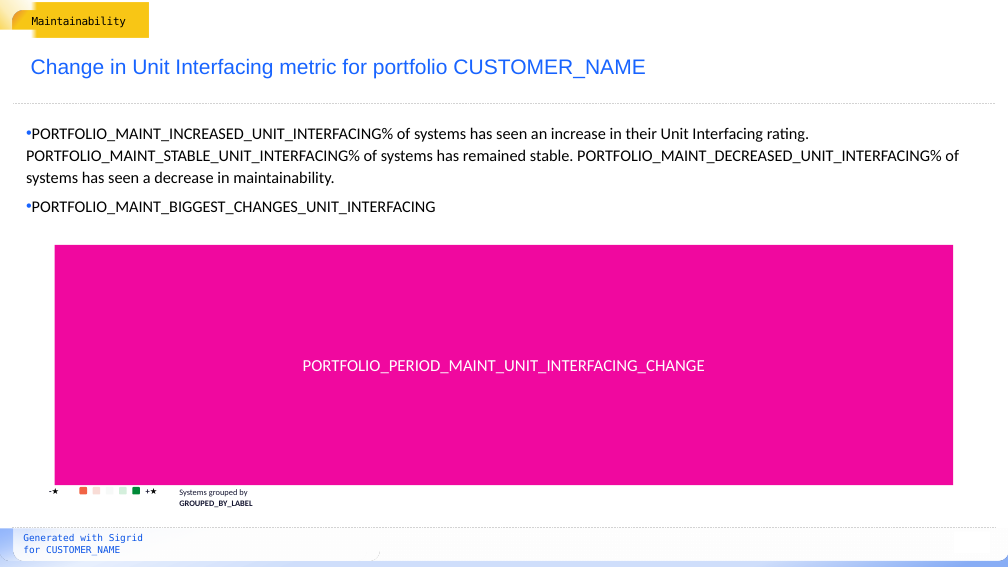
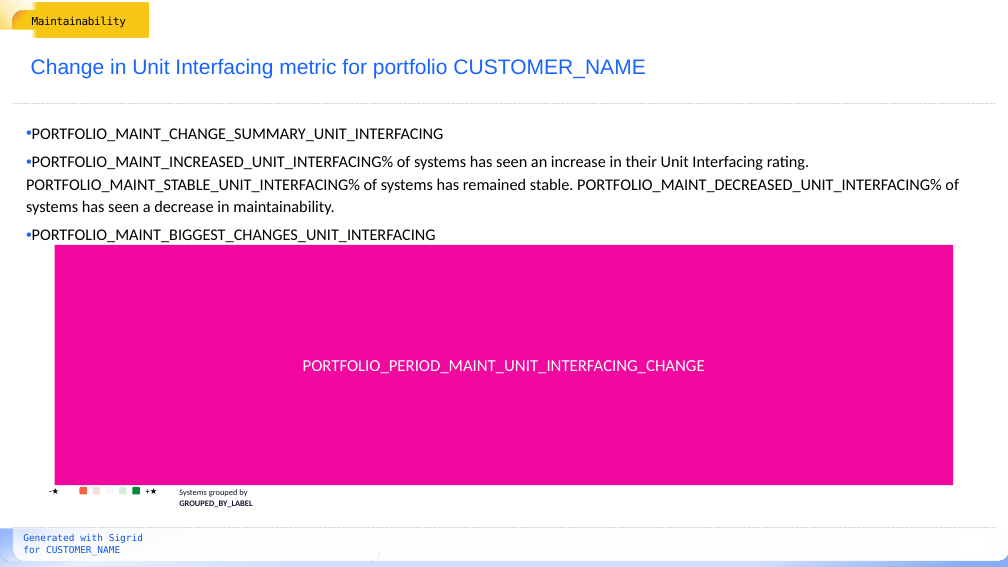
Before and after one commit to Software-Improvement-Group/sigrid-report-generator, a slide deck: slide 10 of src/report_generator/presets/templates/portfolio-metrics.pptx. Drawn at 1008x567 pixels with LibreOffice and Linux fonts; fonts in the diff are those of the drawing; background and template pictures are left out. Boxes give left, top, right and bottom in pixels: in the first picture for what was removed or moved away, otherwise in the second. Text is boxed around its words. In the diff, an @@ line names an element or a change of style, - is before the commit and + after.

```diff
--- a/src/report_generator/presets/templates/portfolio-metrics.pptx
+++ b/src/report_generator/presets/templates/portfolio-metrics.pptx
@@ text at [32,128,444,142]: paragraph added @@
+• PORTFOLIO_MAINT_CHANGE_SUMMARY_UNIT_INTERFACING
```
Also in this commit, not shown: 6 other slides changed, 9 other files.
